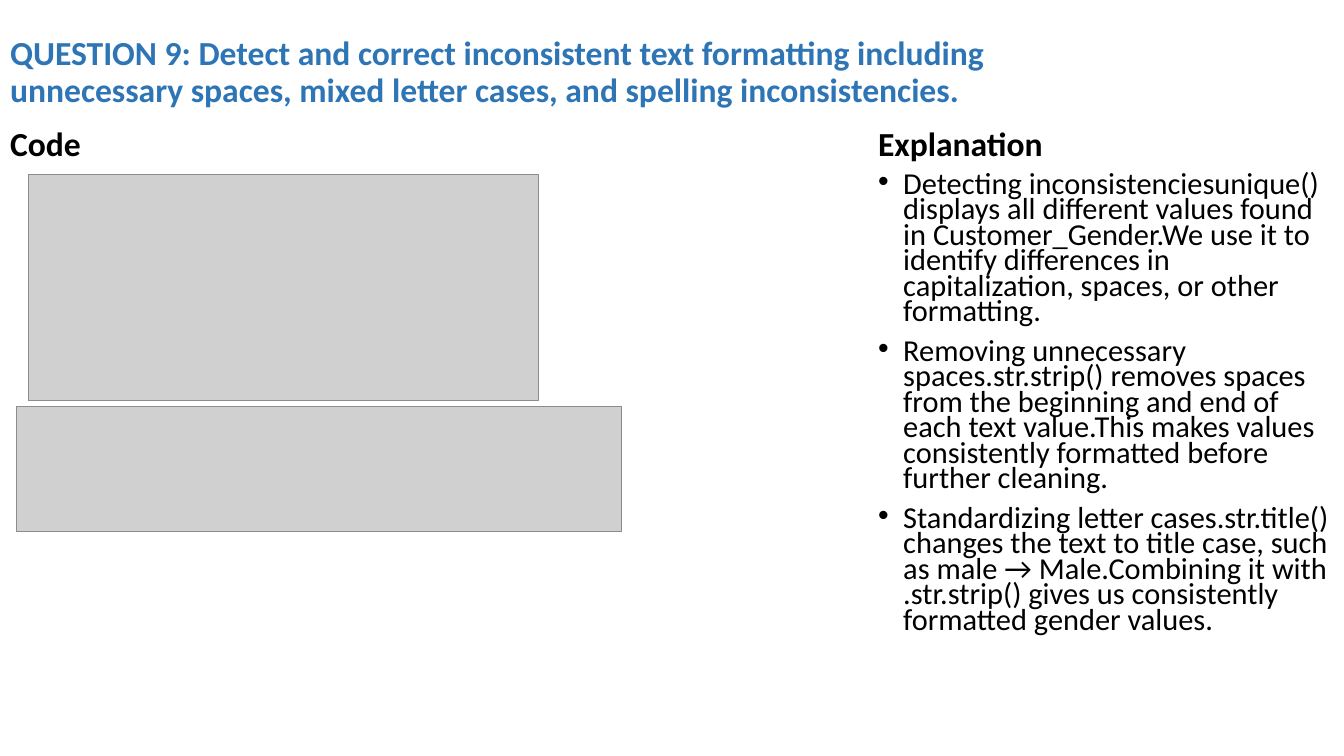
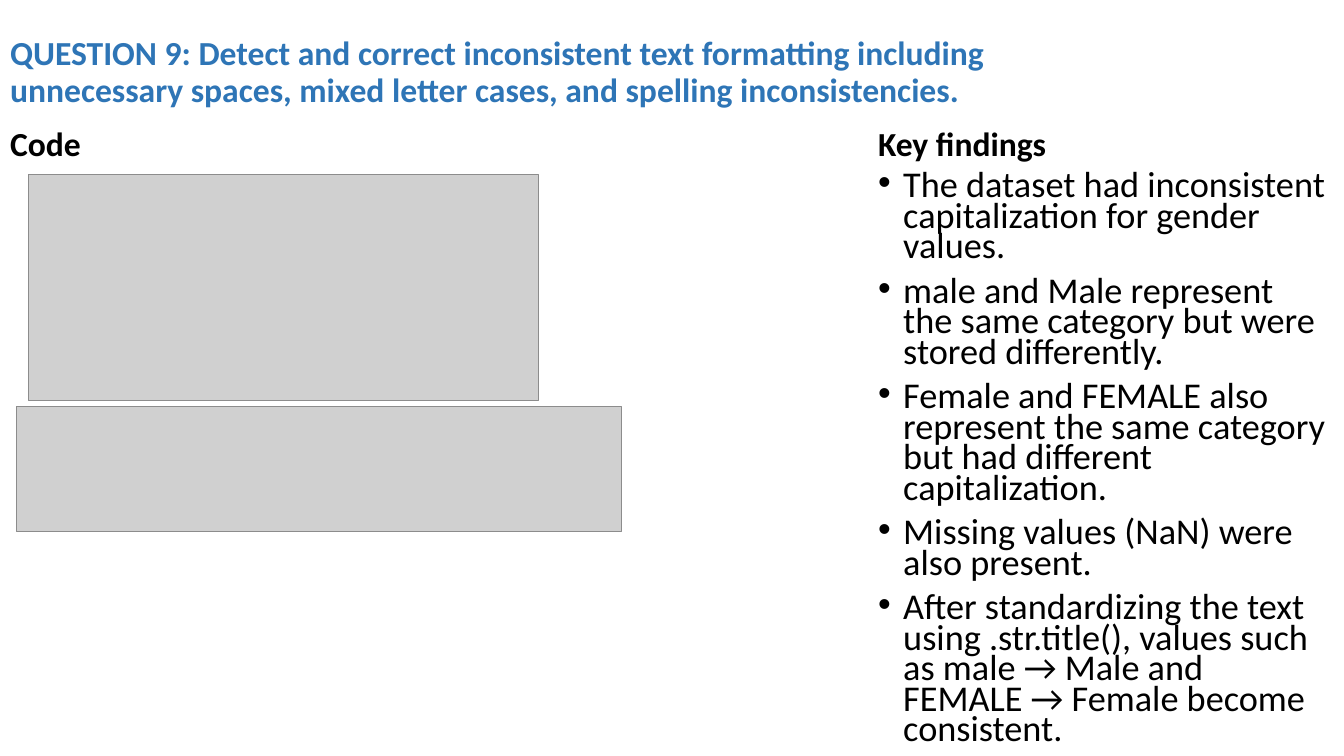
Before and after one commit to roykiptala/Datascience-workshop, a slide deck: slide 18 of Projects/RETAIL SALES AND CUSTOMER ANALYTICS.pptx. Drawn at 1344x756 pixels with LibreOffice and Linux fonts; fonts in the diff are those of the drawing; grey boxes stand for pictures. Boxes give left, top, right and bottom in pixels: in the first picture for what was removed or moved away, otherwise in the second. Text is boxed around its words. In the diff, an @@ line names an element or a change of style, - is before the commit and + after.

```diff
--- a/Projects/RETAIL SALES AND CUSTOMER ANALYTICS.pptx
+++ b/Projects/RETAIL SALES AND CUSTOMER ANALYTICS.pptx
@@ text at (878, 132, 1046, 162): text changed @@
-Explanation
+Key findings
@@ text at (903, 171, 1325, 742): text changed; size 21.7 to 25.9 pt @@
-• Detecting inconsistenciesunique() displays all different values found in Customer_Gender.We use it to identify differences in capitalization, spaces, or other formatting.
-• Removing unnecessary spaces.str.strip() removes spaces from the beginning and end of each text value.This makes values consistently formatted before further cleaning.
-• Standardizing letter cases.str.title() changes the text to title case, such as male → Male.Combining it with .str.strip() gives us consistently formatted gender values.
+• The dataset had inconsistent capitalization for gender values.
+• male and Male represent the same category but were stored differently.
+• Female and FEMALE also represent the same category but had different capitalization.
+• Missing values (NaN) were also present.
+• After standardizing the text using .str.title(), values such as male → Male and FEMALE → Female become consistent.
```
Also in this commit, not shown: 34 other slides changed, 1 slide added, 8 other files.
